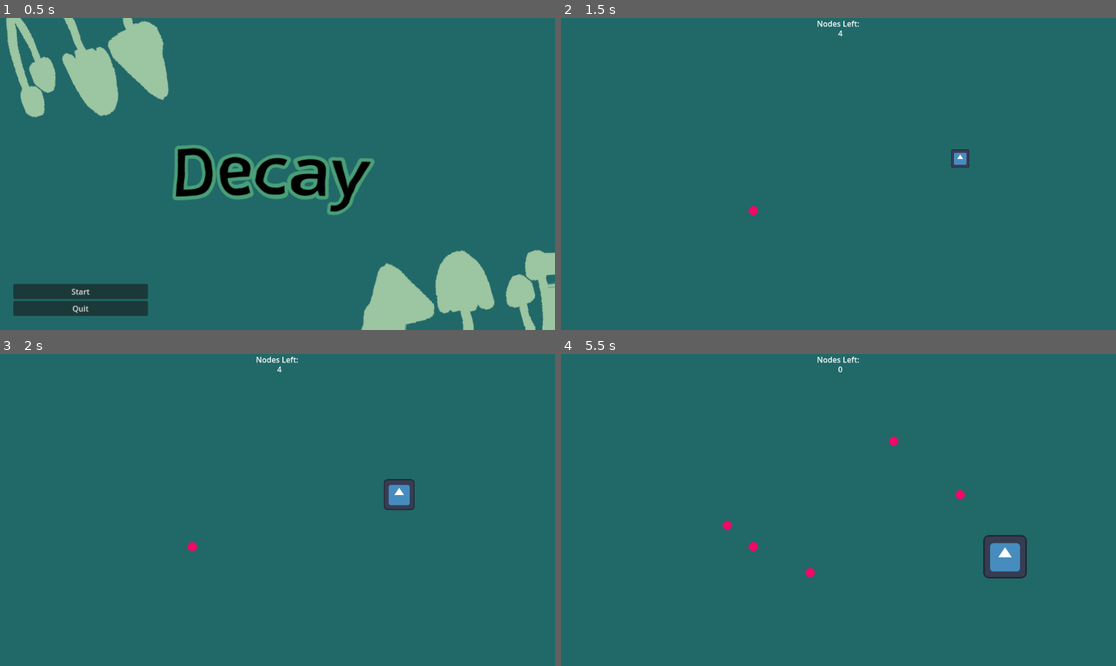
Above: before the commit, frames 1-4 (two rows, left to right).
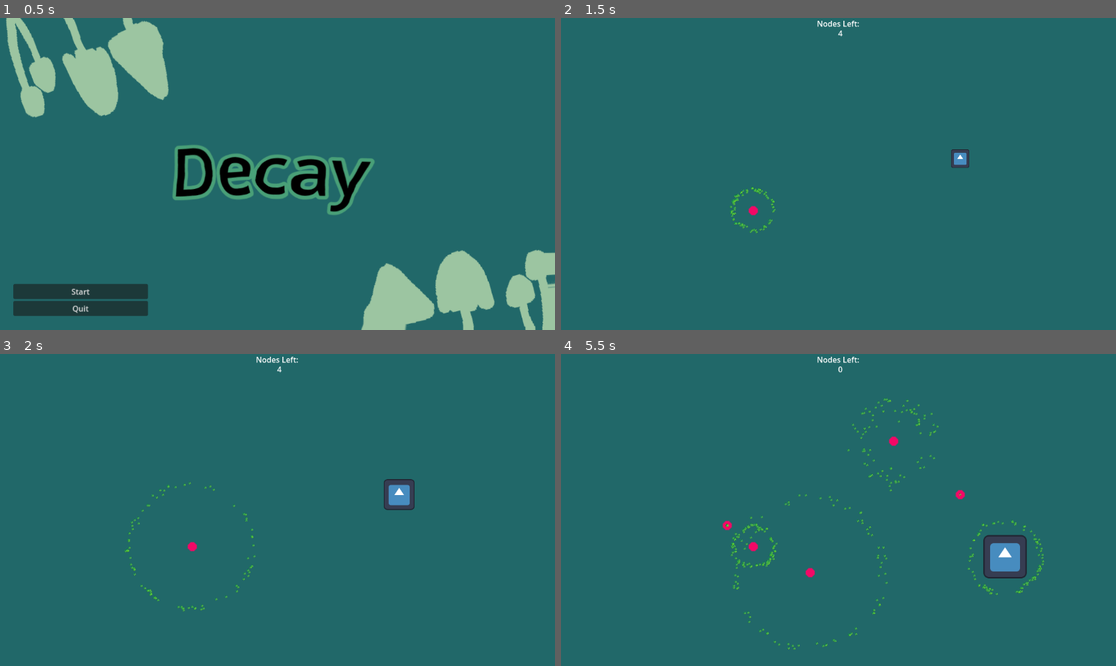
Above: after the commit, the same moments.

Repository: Alpha-Hotel/GameJamJan24
Game: Godot game, scene res://Scenes/menu.tscn
The game is run twice, just before and just after one commit, with the same random seed, the same clock (stepped at 60 frames per second) and the same inputs. The engine's default icon, where the game draws it, is replaced by a stand-in: a white triangle on a blue panel in a dark square.
Inputs (mouse positions are in pixels of both pictures, inside the frame that each line leads up to):
- Up to frame 1 (0.5 s): no input
- Up to frame 2 (1.5 s): click "Start" at 0.5 s; move the mouse to (960, 158) at 1.27 s; click (960, 158) at 1.35 s
- Up to frame 3 (2 s): no input
- Up to frame 4 (5.5 s): move the mouse to (727, 525) at 2.02 s; click (727, 525) at 2.1 s; move the mouse to (894, 441) at 2.77 s; click (894, 441) at 2.85 s; move the mouse to (810, 572) at 3.52 s; click (810, 572) at 3.6 s; move the mouse to (1005, 556) at 4.27 s; click (1005, 556) at 4.35 s; move the mouse to (672, 463) at 5.02 s; click (672, 463) at 5.1 s

Frame 1 is identical in both runs. In frame 2, 0.2% of the frame differs, in the area x 30-39%, y 54-70%; in frame 3, 0.2%; in frame 4, 0.8%, in the area x 29-88%, y 14-95%.

Commit message:
gpu particle added for node

Diff:
--- a/Scenes/mycelia_node.tscn
+++ b/Scenes/mycelia_node.tscn
@@ -1,6 +1,7 @@
-[gd_scene load_steps=6 format=3 uid="uid://dmqghto7aslfc"]
+[gd_scene load_steps=10 format=3 uid="uid://dmqghto7aslfc"]
 
 [ext_resource type="Texture2D" uid="uid://dh3kfq464bhis" path="res://Frames/node.png" id="1_7poir"]
+[ext_resource type="Texture2D" uid="uid://cmfvit3r28wvv" path="res://Frames/Particle.png" id="2_q2fg8"]
 
 [sub_resource type="GDScript" id="GDScript_fpcbi"]
 script/source = "extends Area2D
@@ -29,6 +30,30 @@
 "speed": 5.0
 }]
 
+[sub_resource type="Curve" id="Curve_650lg"]
+min_value = -20.0
+max_value = 50.0
+_data = [Vector2(0.121951, -2.30769), 0.0, 0.0, 0, 0, Vector2(0.243902, 5.38462), 0.0, 0.0, 0, 0, Vector2(0.762195, -6.15385), 0.0, 0.0, 0, 0]
+point_count = 3
+
+[sub_resource type="CurveTexture" id="CurveTexture_h6tg0"]
+curve = SubResource("Curve_650lg")
+
+[sub_resource type="ParticleProcessMaterial" id="ParticleProcessMaterial_4ud70"]
+lifetime_randomness = 0.05
+particle_flag_disable_z = true
+spread = 180.0
+orbit_velocity_min = 0.251
+orbit_velocity_max = 0.791
+radial_velocity_min = 41.67
+radial_velocity_max = 41.67
+radial_velocity_curve = SubResource("CurveTexture_h6tg0")
+gravity = Vector3(0, 0, 0)
+tangential_accel_min = 47.92
+tangential_accel_max = 52.08
+damping_max = 72.605
+turbulence_enabled = true
+
 [node name="Mycelia Node" type="Area2D"]
 script = SubResource("GDScript_fpcbi")
 metadata/_edit_group_ = true
@@ -43,3 +68,10 @@
 position = Vector2(1, 1)
 scale = Vector2(1.7, 1.691)
 sprite_frames = SubResource("SpriteFrames_m0ial")
+
+[node name="Spores" type="GPUParticles2D" parent="."]
+amount = 85
+process_material = SubResource("ParticleProcessMaterial_4ud70")
+texture = ExtResource("2_q2fg8")
+lifetime = 4.0
+explosiveness = 1.0
Binary file added: Frames/Particle.png
Not shown, added: Frames/Particle.png.import
